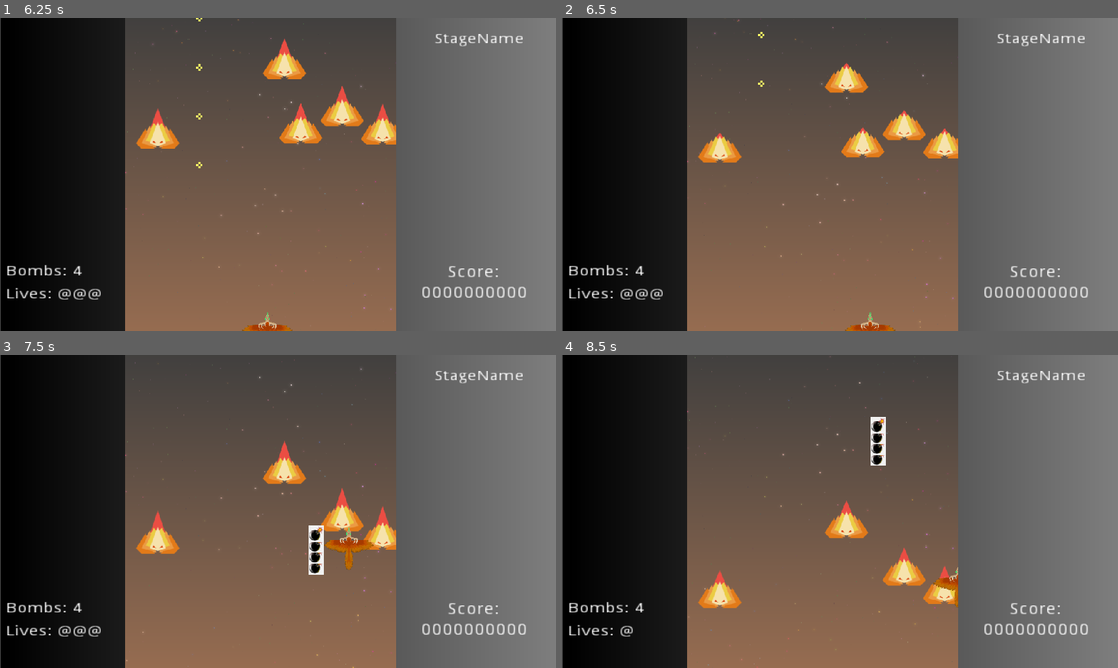
Above: before the commit, frames 1-4 (two rows, left to right).
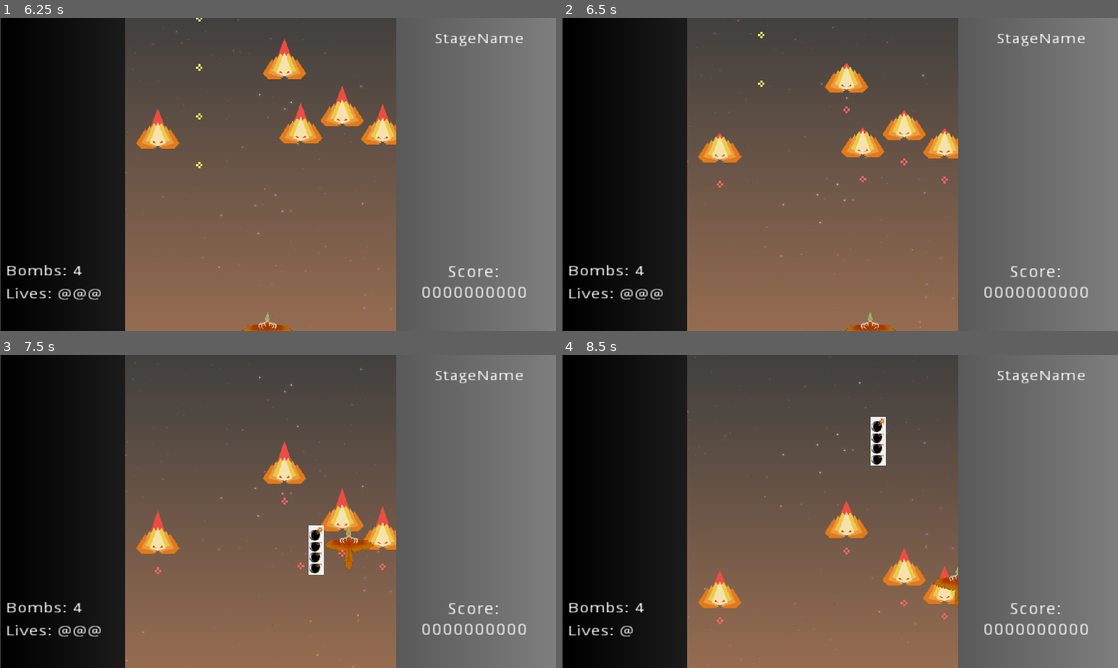
Above: after the commit, the same moments.

Repository: kyperbelt/MetalBurstPGJ
Game: Godot game, scene res://Prefabs/Screens/TitleScreen.tscn
Two runs of this game, one before a commit and one after it. Both use one fixed random seed, a clock stepped at 60 frames per second and the inputs below.
Inputs:
- Up to frame 1 (6.25 s): tap Enter (ui_accept) at 0.5, 0.77, 1.52, 3.02, 3.77, 4.52, 6.02 s; hold D (move_right) 0.53-1.28 s; hold Space (fire) 0.53-1.28 s; hold S (move_down) 1.28-2.03 s; tap Shift (move_slower) at 1.35, 5.85 s; hold D (move_right) 2.03-2.78 s; hold X (player_bomb) 2.03-2.78 s; hold W (move_up) 2.78-3.53 s; tap Space (fire) at 2.85 s; hold Shift (move_slower) 3.53-4.28 s; hold A (move_left) 3.53-5.03 s; tap X (player_bomb) at 4.35 s; hold S (move_down) 5.03-5.78 s; hold Space (fire) 5.03-5.78 s; hold D (move_right) from 5.78 s (still down)
- Up to frame 2 (6.5 s): keep holding D (move_right)
- Up to frame 3 (7.5 s): release D (move_right) at 6.53 s; hold W (move_up) 6.53-7.28 s; hold X (player_bomb) 6.53-7.28 s; tap Enter (ui_accept) at 6.77 s; hold D (move_right) from 7.28 s (still down); tap Space (fire) at 7.35 s
- Up to frame 4 (8.5 s): tap Enter (ui_accept) at 7.52 s; release D (move_right) at 8.03 s; hold S (move_down) from 8.03 s (still down); hold Shift (move_slower) from 8.03 s (still down)

Frame 1 is identical in both runs. In frame 2, less than 0.1% of the frame differs, in the area x 27-70%, y 28-55%; in frame 3, less than 0.1%; in frame 4, less than 0.1%.

Commit message:
Named Collision Layers
Project > Project Settings > General > Layer Names > 2D Physics

-Makes collision easier to organize.
-Organized various hitboxes (Area2D nodes) into layers
-Indirectly "Fixed" the issue that was in the maser brance

BUGS:
-Player doesn't take damage from enemy bullets, but still takes damage via collision with the stagefoe hitbox

Diff:
--- a/MetalBurstGame/Prefabs/Enemies/Enemy.tscn
+++ b/MetalBurstGame/Prefabs/Enemies/Enemy.tscn
@@ -15,6 +15,8 @@
 texture = ExtResource( 1 )
 
 [node name="EnemyArea" type="Area2D" parent="."]
+collision_layer = 8
+collision_mask = 100
 
 [node name="CollisionShape2D" type="CollisionShape2D" parent="EnemyArea"]
 position = Vector2( 0, 10 )
--- a/MetalBurstGame/Prefabs/Enemies/Enemy2.tscn
+++ b/MetalBurstGame/Prefabs/Enemies/Enemy2.tscn
@@ -16,6 +16,8 @@
 texture = ExtResource( 1 )
 
 [node name="EnemyArea" type="Area2D" parent="."]
+collision_layer = 8
+collision_mask = 100
 
 [node name="CollisionShape2D" type="CollisionShape2D" parent="EnemyArea"]
 shape = SubResource( 1 )
--- a/MetalBurstGame/Prefabs/Player/Player.tscn
+++ b/MetalBurstGame/Prefabs/Player/Player.tscn
@@ -28,6 +28,8 @@
 
 [node name="PlayerCollisionArea" type="Area2D" parent="."]
 input_pickable = false
+collision_layer = 4
+collision_mask = 24
 
 [node name="CollisionShape2D" type="CollisionShape2D" parent="PlayerCollisionArea"]
 shape = SubResource( 1 )
--- a/MetalBurstGame/Prefabs/Projectiles/BulletTest.tscn
+++ b/MetalBurstGame/Prefabs/Projectiles/BulletTest.tscn
@@ -14,6 +14,8 @@
 PROJECTILE_TYPES = [ ExtResource( 3 ), ExtResource( 2 ) ]
 
 [node name="BulletTestArea" type="Area2D" parent="."]
+collision_layer = 16
+collision_mask = 4
 
 [node name="CollisionShape2D" type="CollisionShape2D" parent="BulletTestArea"]
 shape = SubResource( 1 )
--- a/MetalBurstGame/Prefabs/Projectiles/Projectile.tscn
+++ b/MetalBurstGame/Prefabs/Projectiles/Projectile.tscn
@@ -1,8 +1,6 @@
 [gd_scene load_steps=3 format=2]
 
 [ext_resource path="res://Prefabs/Projectiles/Projectile.gd" type="Script" id=1]
-
-
 
 [sub_resource type="RectangleShape2D" id=1]
 extents = Vector2( 37, 45 )
--- a/MetalBurstGame/Prefabs/Projectiles/Projectiles.tscn
+++ b/MetalBurstGame/Prefabs/Projectiles/Projectiles.tscn
@@ -15,6 +15,8 @@
 PROJECTILE_TYPES = [ ExtResource( 4 ), ExtResource( 2 ), ExtResource( 3 ) ]
 
 [node name="ProjectilesArea" type="Area2D" parent="."]
+collision_layer = 32
+collision_mask = 8
 
 [node name="CollisionShape2D" type="CollisionShape2D" parent="ProjectilesArea"]
 shape = SubResource( 1 )
--- a/MetalBurstGame/project.godot
+++ b/MetalBurstGame/project.godot
@@ -177,6 +177,16 @@
  ]
 }
 
+[layer_names]
+
+2d_physics/layer_1="Default"
+2d_physics/layer_2="Background"
+2d_physics/layer_3="Player"
+2d_physics/layer_4="Enemies"
+2d_physics/layer_5="EnemyBullets"
+2d_physics/layer_6="PlayerBullets"
+2d_physics/layer_7="PlayerBombs"
+
 [rendering]
 
 environment/default_environment="res://default_env.tres"
